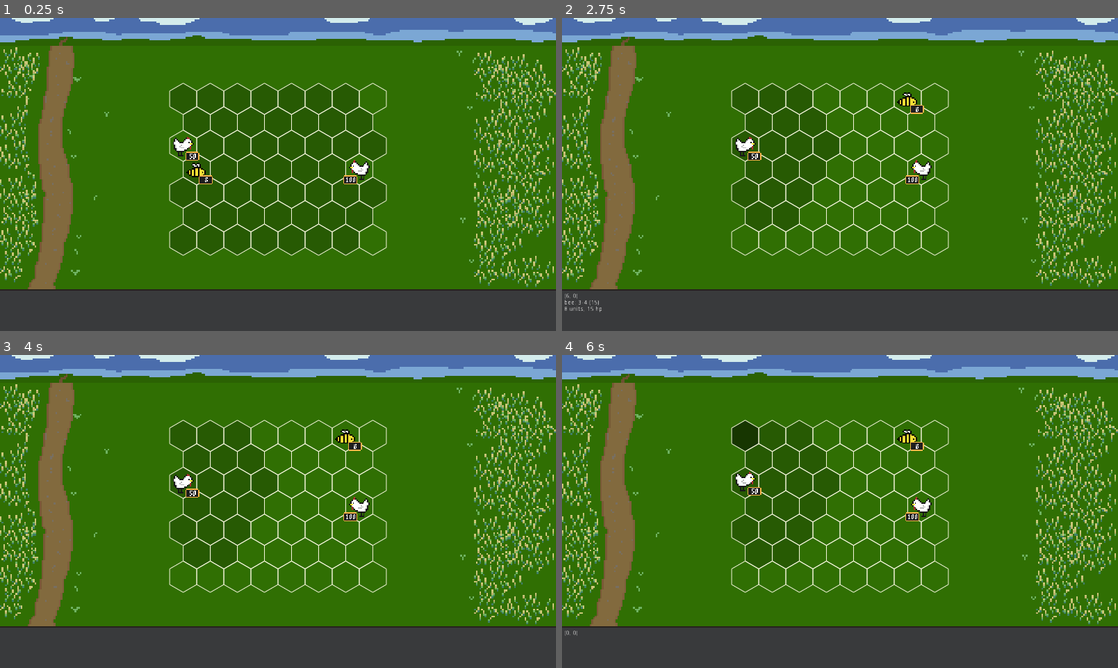
Above: before the commit, frames 1-4 (two rows, left to right).
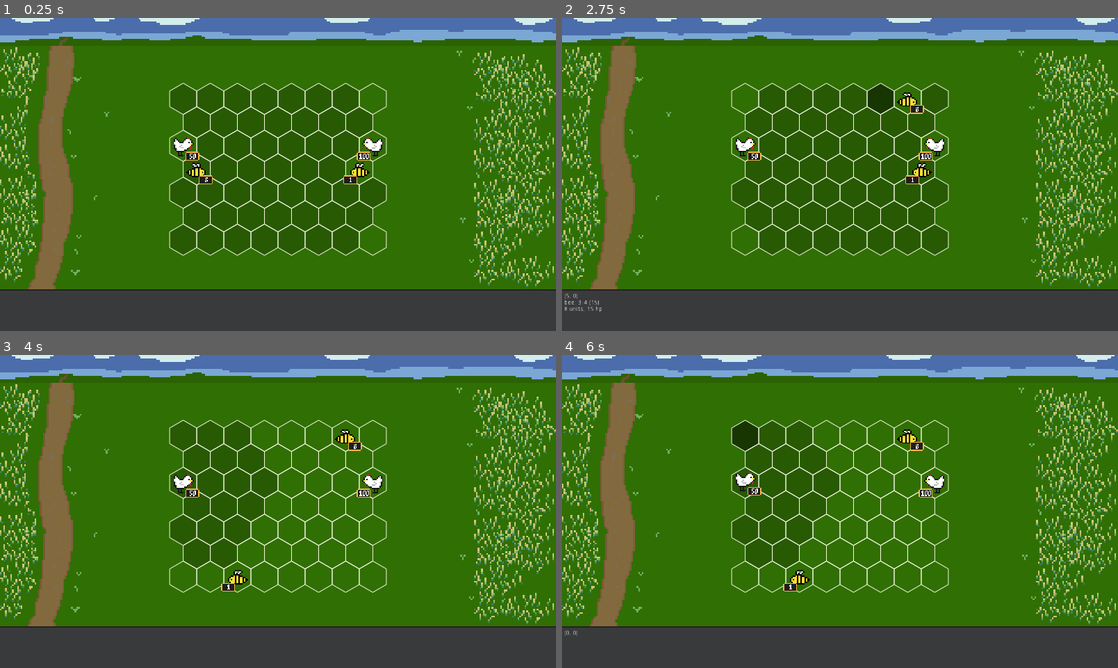
Above: after the commit, the same moments.

Repository: jerome-ceccato/HommLite
Game: Godot game, scene res://combat/CombatScene.tscn
Same seed, same stepped clock (60 frames per second), same inputs: the game is played once before the commit and once after it.
Inputs (mouse positions are in pixels of both pictures, inside the frame that each line leads up to):
- Up to frame 1 (0.25 s): no input
- Up to frame 2 (2.75 s): tap Enter at 0.5, 2 s; move the mouse to (639, 312) at 0.52 s; tap Shift at 0.6, 1.35, 2.1 s; click (639, 312) at 0.67 s; tap Space at 1.25 s; move the mouse to (728, 190) at 1.27 s; click (728, 190) at 1.42 s; move the mouse to (895, 105) at 2.02 s; click (895, 105) at 2.17 s
- Up to frame 3 (4 s): move the mouse to (250, 574) at 2.77 s; tap Shift at 2.85, 3.6 s; click (250, 574) at 2.92 s; move the mouse to (444, 558) at 3.52 s; click (444, 558) at 3.67 s
- Up to frame 4 (6 s): tap Space at 4.25, 5.75 s; move the mouse to (673, 464) at 4.27 s; tap Shift at 4.35, 5.1, 5.85 s; click (673, 464) at 4.42 s; tap Enter at 5 s; move the mouse to (867, 511) at 5.02 s; click (867, 511) at 5.17 s; move the mouse to (756, 433) at 5.77 s; click (756, 433) at 5.92 s

The runs differ from the first frame. In frame 1, 0.4% of the frame differs, in the area x 62-69%, y 38-53%; in frame 2, 0.7%, in the area x 0-69%, y 20-90%; in frame 3, 0.6%; in frame 4, 0.6%.

Commit message:
fixed dmg

Diff:
--- a/hommlite/combat/CombatScene.gd
+++ b/hommlite/combat/CombatScene.gd
@@ -17,6 +17,7 @@
 
 	right_army = _create_army([
 		StackData.new(UnitFactory.chicken(), 100),
+		StackData.new(UnitFactory.bee(), 1),
 	])
 
 	battle.setup_battle(left_army, right_army)
--- a/hommlite/combat/logic/BattleStack.gd
+++ b/hommlite/combat/logic/BattleStack.gd
@@ -30,10 +30,12 @@
 	var dmin = stack.unit.attack_low * amount
 	var dmax = stack.unit.attack_high * amount
 
-	if dmin == dmax:
+	if amount == 0:
+		return 0
+	elif dmin == dmax:
 		return dmin
 	else:
-		var roll = dmin + (randi() % (dmax - dmin)) if amount > 0 else 0
+		var roll = dmin + (randi() % (dmax - dmin + 1))
 		return roll
 
 
